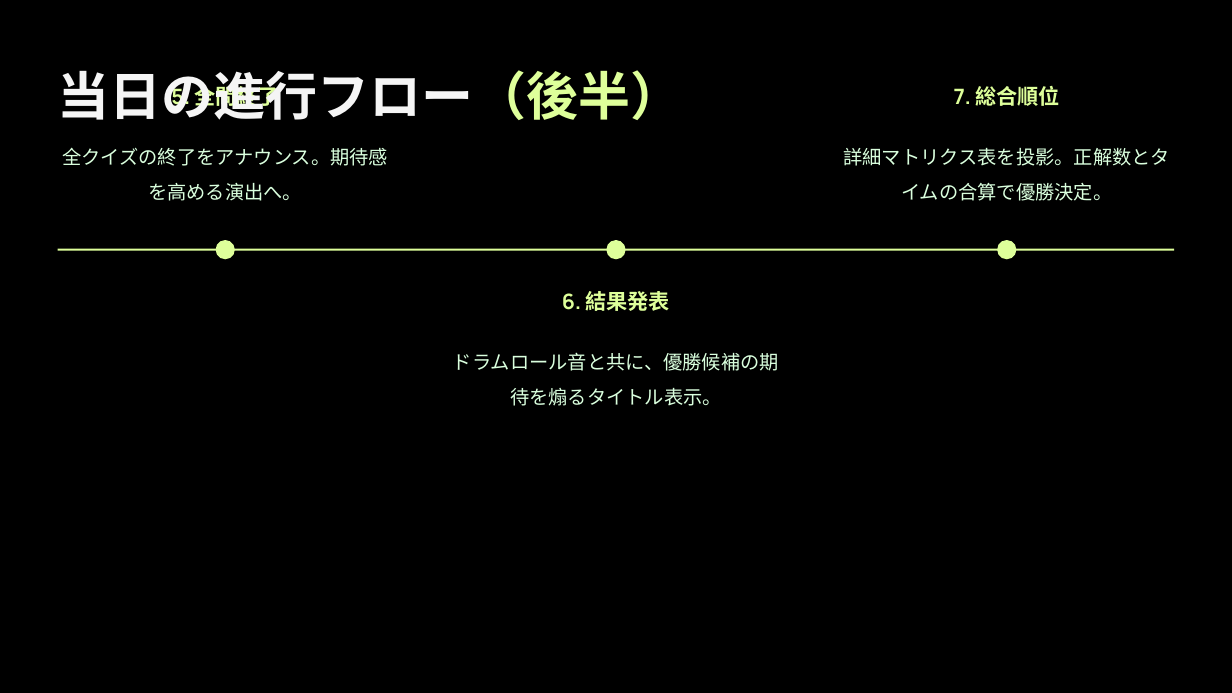
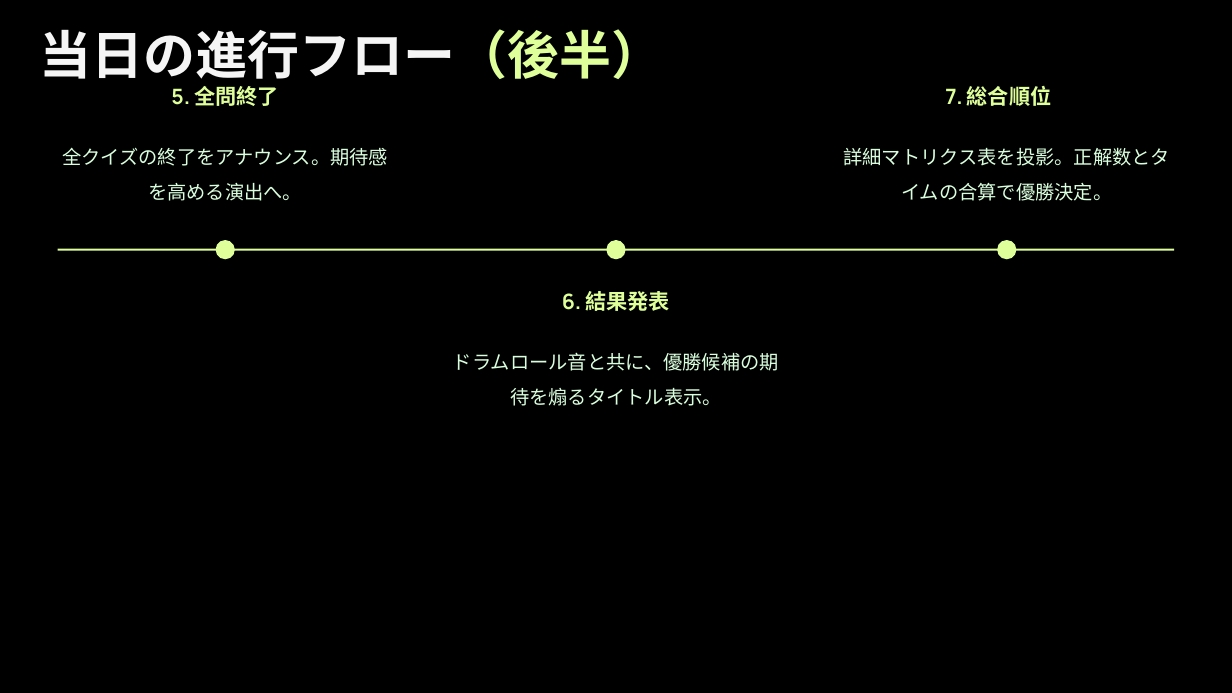
Before and after one commit to h-sakamoto-tech/quiz-app, a slide deck: slide 8 of Manual.pptx. Drawn at 1232x693 pixels with LibreOffice and Linux fonts; fonts in the diff are those of the drawing; background and template pictures are left out. Boxes give left, top, right and bottom in pixels: in the first picture for what was removed or moved away, otherwise in the second. Text is boxed around its words. In the diff, an @@ line names an element or a change of style, - is before the commit and + after.

```diff
--- a/Manual.pptx
+++ b/Manual.pptx
@@ text "当日の進行フロー（後半）" rewrapped from (x1=58, y1=70, x2=682, y2=120) to (x1=39, y1=29, x2=663, y2=87) @@
@@ text "7. 総合順位" moved from (x1=954, y1=86, x2=1059, y2=106) to (x1=945, y1=86, x2=1051, y2=106) @@
```
Also in this commit, not shown: 4 other slides changed, 1 slide removed.
